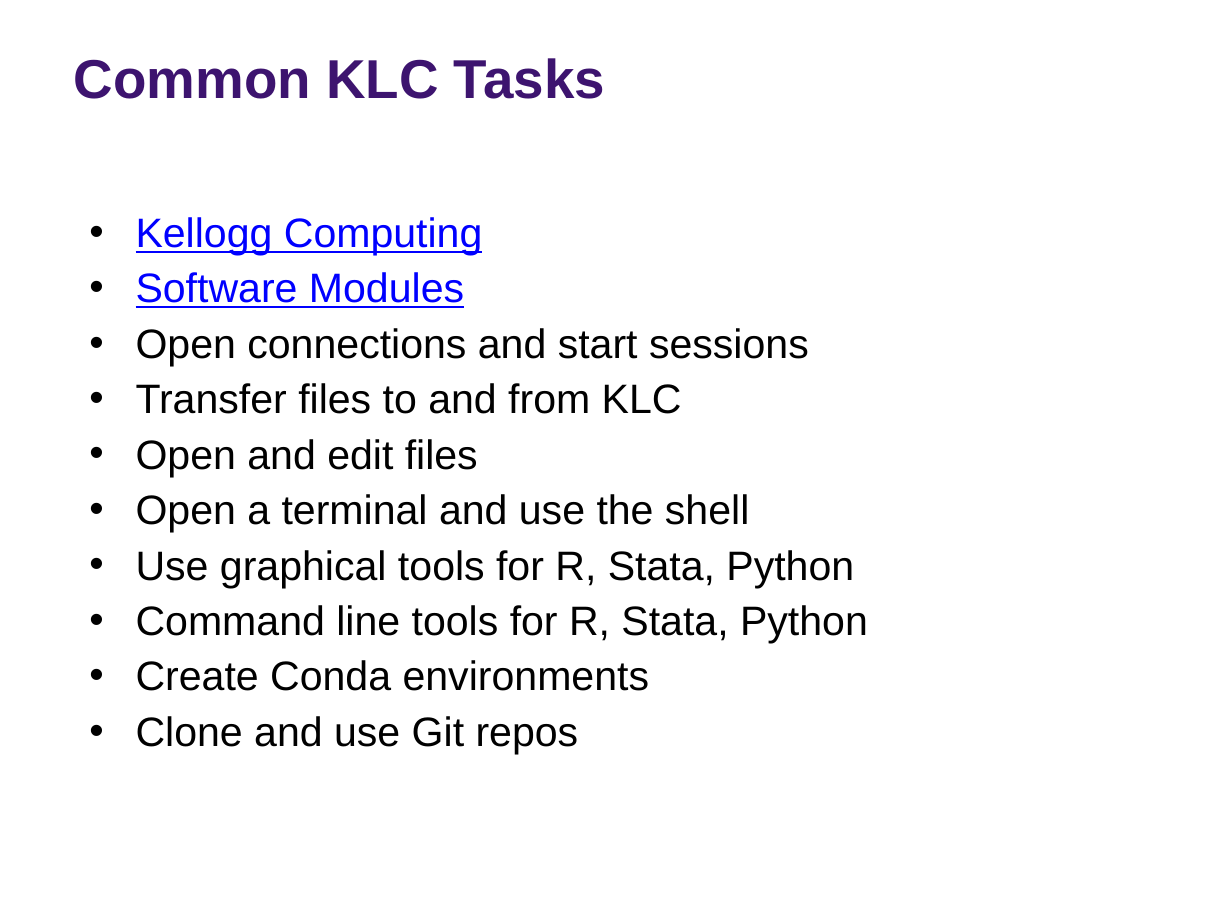
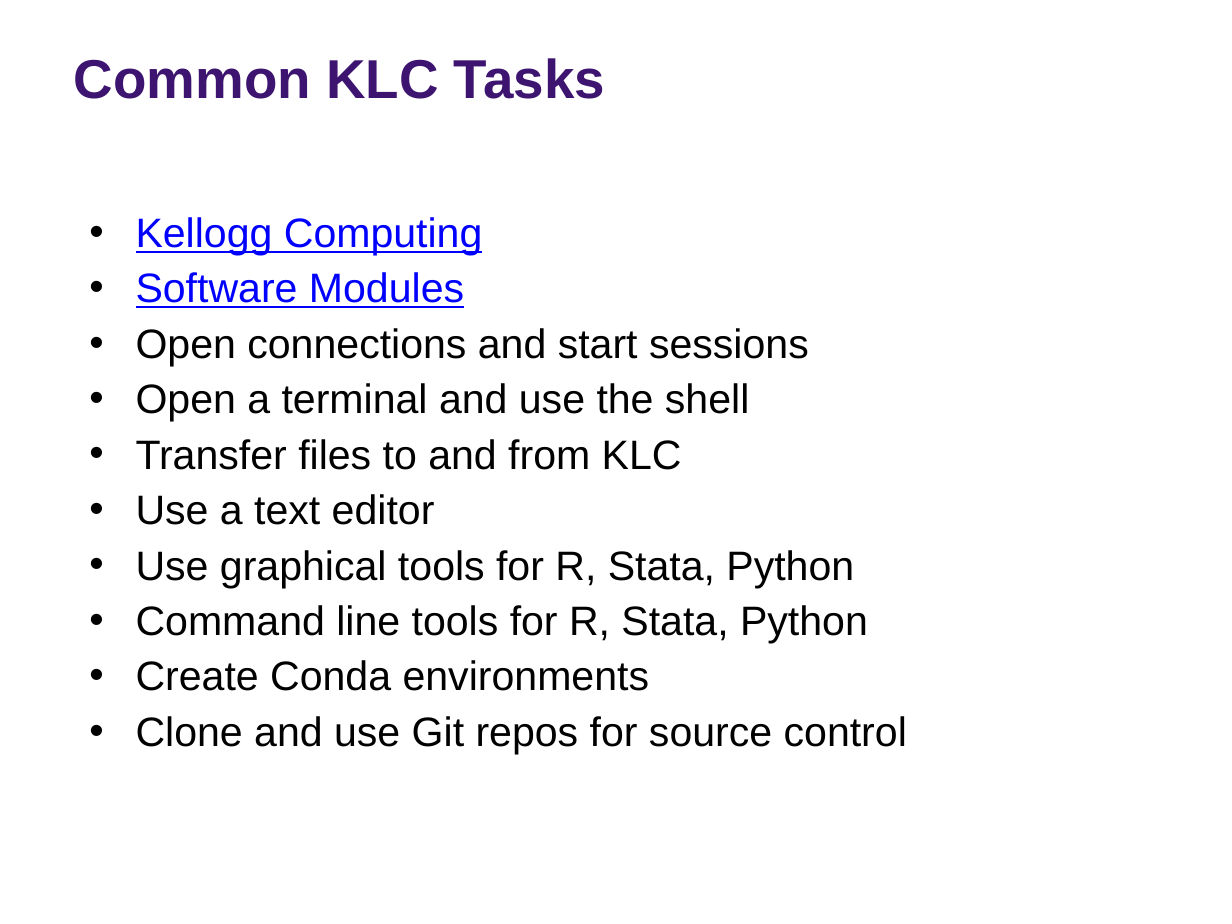
Before and after one commit to rs-kellogg/2023-phd-workshop, a slide deck: slide 2 of session-1/Session 1 - KLC Introduction.pptx. Drawn at 1232x924 pixels with LibreOffice and Linux fonts; fonts in the diff are those of the drawing; background and template pictures are left out. Boxes give left, top, right and bottom in pixels: in the first picture for what was removed or moved away, otherwise in the second. Text is boxed around its words. In the diff, an @@ line names an element or a change of style, - is before the commit and + after.

Commit message:
updates

```diff
--- a/session-1/Session 1 - KLC Introduction.pptx
+++ b/session-1/Session 1 - KLC Introduction.pptx
@@ text at <box>136,383,749,422</box>: paragraph added @@
+• Open a terminal and use the shell
@@ text at <box>136,494,435,525</box>: text changed @@
-• Open and edit files
-• Open a terminal and use the shell
+• Use a text editor
@@ text at <box>136,716,907,754</box>: text changed @@
-• Clone and use Git repos
+• Clone and use Git repos for source control
```
Also in this commit, not shown: 1 other slide changed, 1 slide added.
